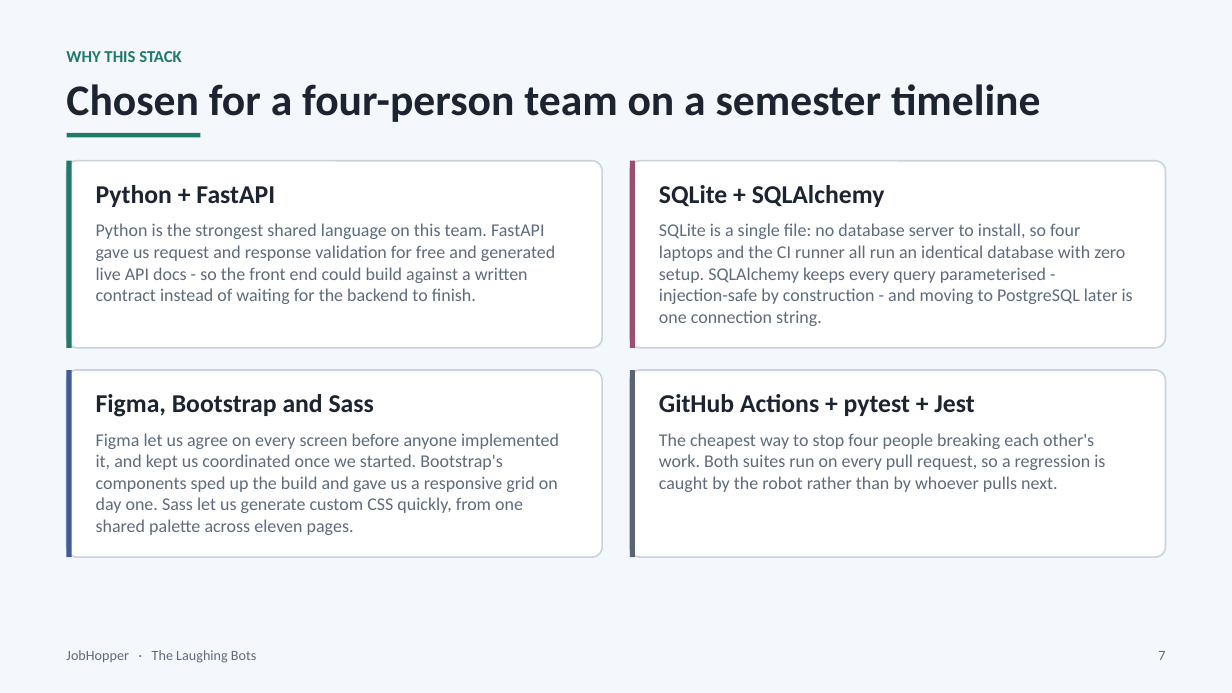
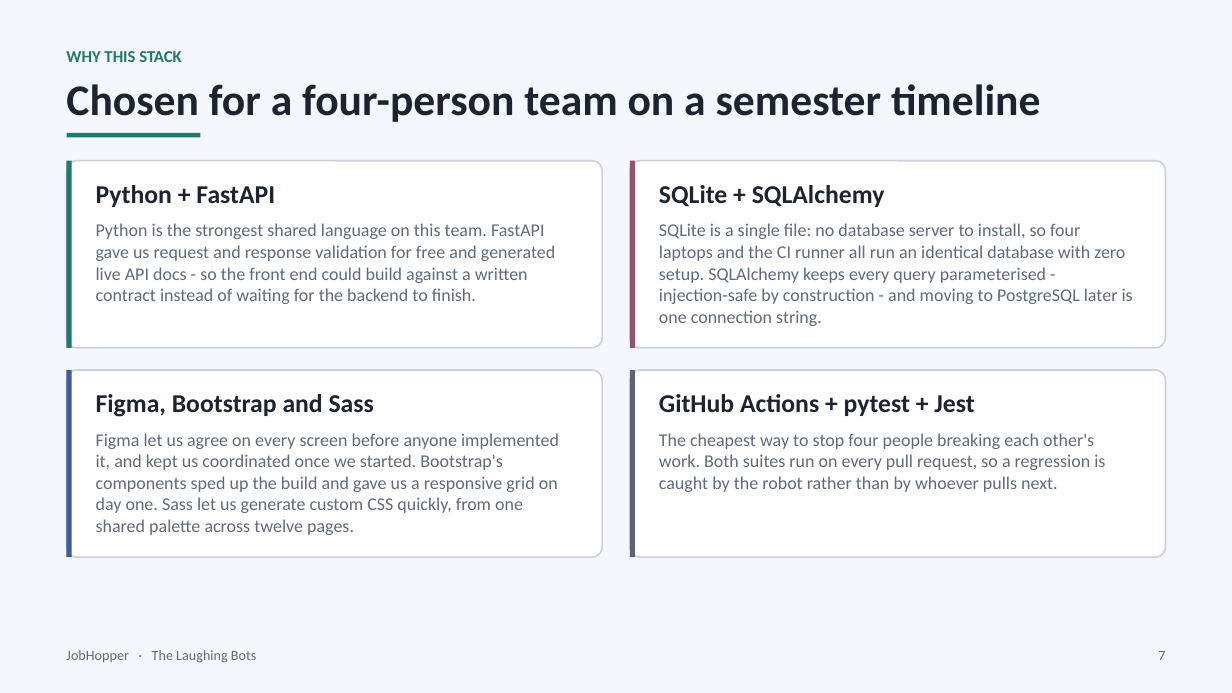
Before and after one commit to erhewlett/Laughing-Bots, a slide deck: slide 7 of presentation/JobHopper_Final_Presentation.pptx. Drawn at 1232x693 pixels with LibreOffice and Linux fonts; fonts in the diff are those of the drawing. Boxes give left, top, right and bottom in pixels: in the first picture for what was removed or moved away, otherwise in the second. Text is boxed around its words. In the diff, an @@ line names an element or a change of style, - is before the commit and + after.

```diff
--- a/presentation/JobHopper_Final_Presentation.pptx
+++ b/presentation/JobHopper_Final_Presentation.pptx
@@ text at (x1=96, y1=519, x2=354, y2=535): text changed @@
-shared palette across eleven pages.
+shared palette across twelve pages.
```
Also in this commit, not shown: 3 other slides changed, 6 other files.
